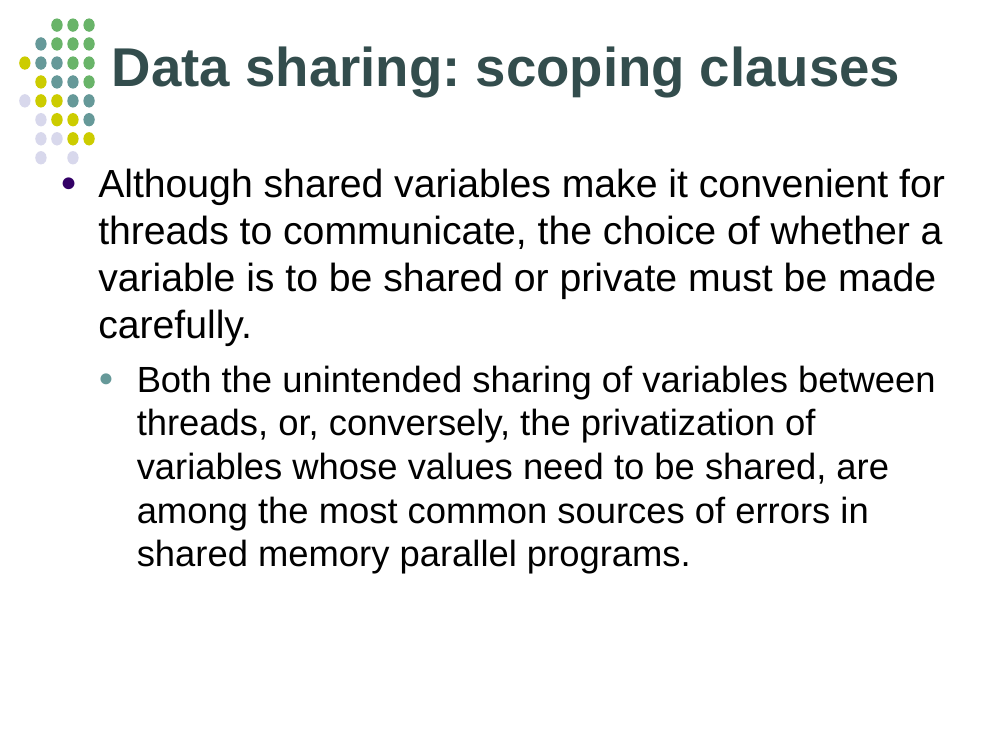
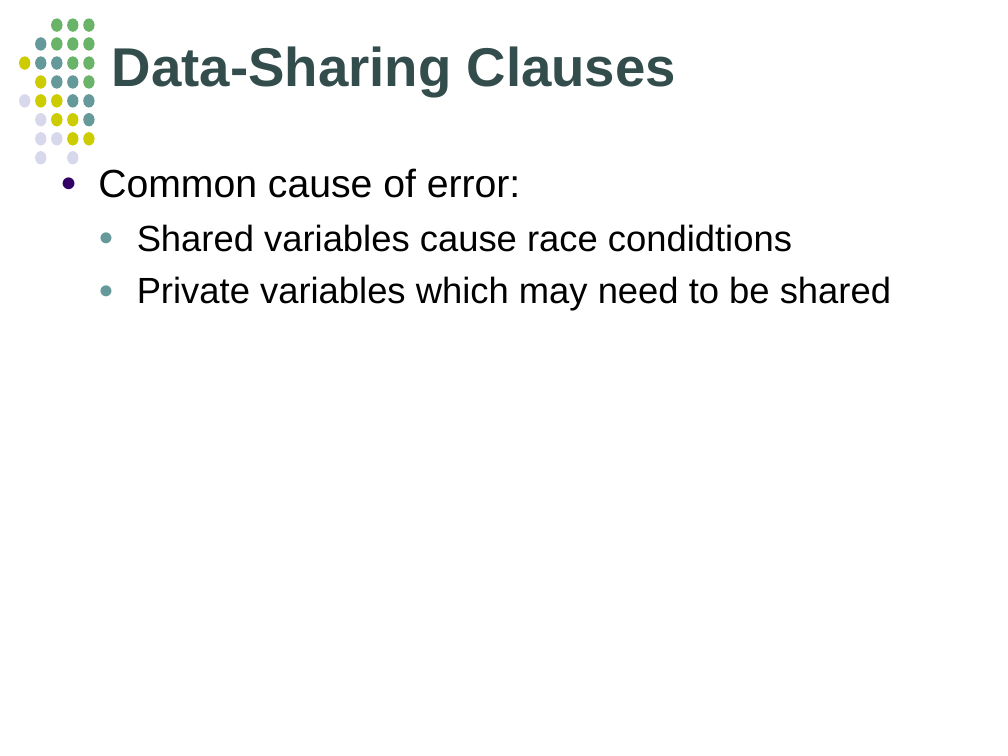
Before and after one commit to jablub/chpc_omp, a slide deck: slide 109 of OpenMP_MKuttel_CHPCWinterSchool2012.odp (slide 107 before the commit). Drawn at 1008x756 pixels with LibreOffice and Linux fonts; fonts in the diff are those of the drawing. Boxes give left, top, right and bottom in pixels: in the first picture for what was removed or moved away, otherwise in the second. Text is boxed around its words. In the diff, an @@ line names an element or a change of style, - is before the commit and + after.

```diff
--- a/OpenMP_MKuttel_CHPCWinterSchool2012.odp
+++ b/OpenMP_MKuttel_CHPCWinterSchool2012.odp
@@ title at [112, 46, 676, 96]: text changed @@
-Data sharing: scoping clauses
+Data-Sharing Clauses
@@ text at [98, 168, 891, 311]: text changed @@
-● Although shared variables make it convenient for threads to communicate, the choice of whether a variable is to be shared or private must be made carefully.
-  ● Both the unintended sharing of variables between threads, or, conversely, the privatization of variables whose values need to be shared, are among the most common sources of errors in shared memory parallel programs.
+● Common cause of error:
+  ● Shared variables cause race condidtions
+  ● Private variables which may need to be shared
```
Also in this commit, not shown: 43 other slides changed, 28 slides added, 19 slides removed, 20 other files.
